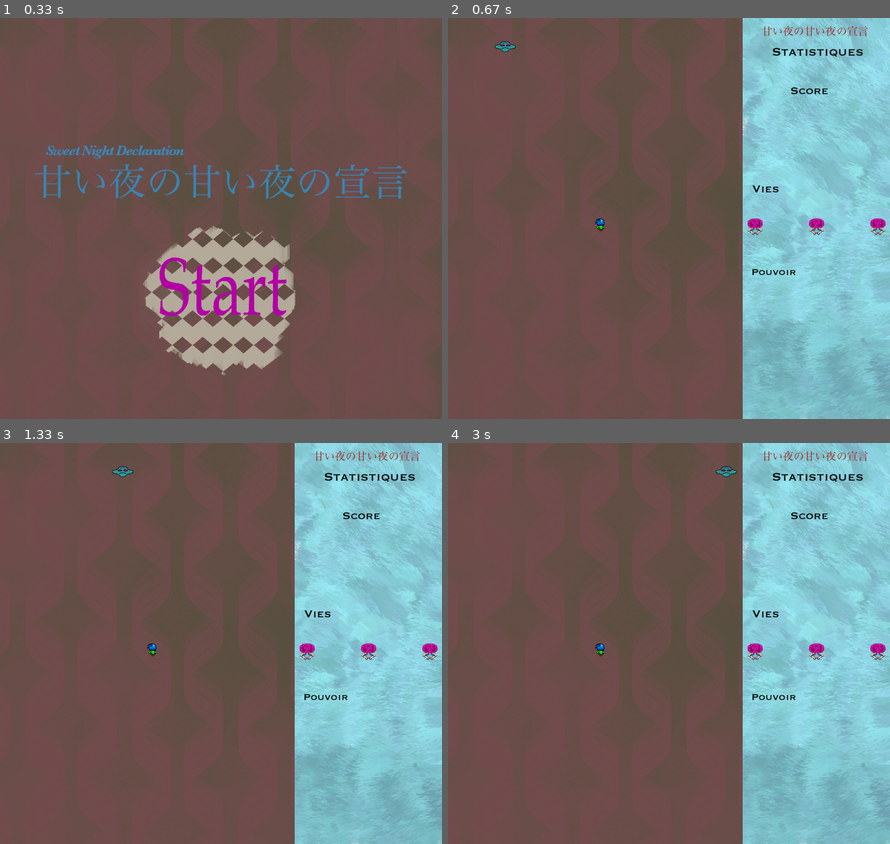
Above: before the commit, frames 1-4 (two rows, left to right).
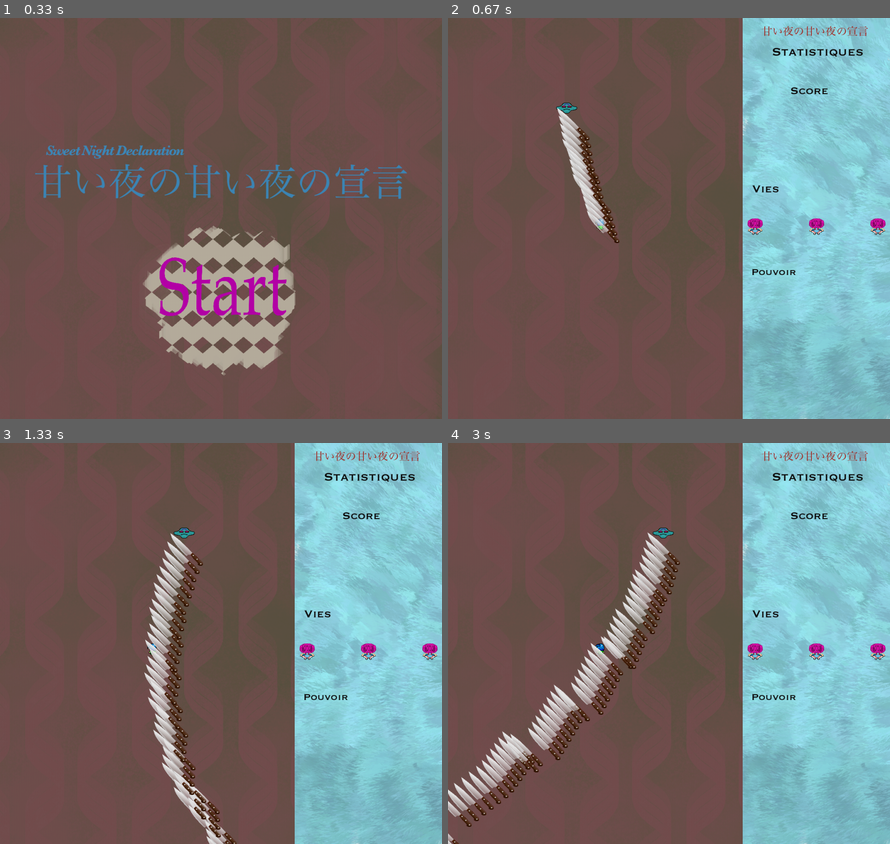
Above: after the commit, the same moments.

Repository: sukaizer/Sweet-Night-Declaration
Game: pygame game, started from main.py
Same seed, same stepped clock (60 frames per second), same inputs: the game is played once before the commit and once after it.
Inputs (mouse positions are in pixels of both pictures, inside the frame that each line leads up to):
- Up to frame 1 (0.33 s): no input
- Up to frame 2 (0.67 s): click (669, 298) at 0.38 s
- Up to frame 3 (1.33 s): tap Space at 0.67 s
- Up to frame 4 (3 s): no input

Frame 1 is identical in both runs. In frame 2, 1.5% of the frame differs, in the area x 10-39%, y 5-57%; in frame 3, 4.1%; in frame 4, 5.6%, in the area x 0-66%, y 5-100%.

Commit message:
directed shot

Diff:
--- /dev/null
+++ b/bulletpattern.py
@@ -0,0 +1,20 @@
+import pygame
+import numpy as np
+from enemy import *
+from game import *
+import random
+
+
+def enemyToPlayer(game, enemy):
+    return direction(enemy.rect.x, enemy.rect.y, game.player.rect.x, game.player.rect.y)
+
+def direction(x1, y1, x2, y2):
+    line = np.array([1,0])
+    d = np.array([x2-x1, y2-y1])
+    angle = np.arctan2(d[1] - line[1], d[0] -line[0])
+    return angle
+
+def bulletPattern0():
+    """bullet shot randomly"""
+    angle = random.random()*2*np.pi
+    return angle
--- a/enemy.py
+++ b/enemy.py
@@ -1,5 +1,6 @@
 import pygame
 import random
+from enemybullet import *
 
 
 class Enemy(pygame.sprite.Sprite):
@@ -42,3 +43,7 @@
         self.health -= amount
         if self.health <= 0:
             self.remove()
+
+
+    def create_bullet(self, x, y, angle, v, asset):
+        self.game.all_enemy_bullets.add(EnemyBullet(self.game, x, y, angle, v, asset))
--- /dev/null
+++ b/enemybullet.py
@@ -0,0 +1,22 @@
+import pygame
+import numpy as np
+
+class EnemyBullet(pygame.sprite.Sprite):
+
+    def __init__(self, game, x, y, angle, v, asset):
+        super().__init__()
+        self.game = game
+        self.image = pygame.image.load(asset).convert_alpha()
+        self.image = pygame.transform.scale(self.image, (80, 80))
+        self.rect = self.image.get_rect()
+        self.rect.x = x
+        self.rect.y = y
+        self.angle = angle
+        self.v = v
+
+    def move(self):
+        self.rect.x += self.v*np.cos(self.angle)
+        self.rect.y += self.v*np.sin(self.angle)
+
+    def setAngle(self, angle):
+        self.angle = angle
--- a/game.py
+++ b/game.py
@@ -1,9 +1,11 @@
 import sys
 
 import pygame
+import numpy as np
 from player import *
 from enemy import *
 from statistiques import *
+from bulletpattern import *
 
 
 class Game:
@@ -18,29 +20,33 @@
         self.stats = Stats(self, self.player)
         self.is_running = True
         self.is_playing = False
-        self.all_players = pygame.sprite.Group()
-        self.all_players.add(self.player)
         self.all_enemies = pygame.sprite.Group()
         self.spawn_enemy()
+        self.all_enemy_bullets = pygame.sprite.Group()
         # dictionnaire contenant les touches pressées
         self.pressed = {}
         self.time_bullet = 0
         self.wait_bullet_time = 2
 
     def update(self, screen, start):
+
         self.time_bullet += 1
         print(self.time_bullet)
         self.stats.stat_menu(screen)
         screen.blit(self.player.image, self.player.rect)
-
         self.all_enemies.draw(screen)
         self.player.all_bullets.draw(screen)
+        self.all_enemy_bullets.draw(screen)
 
         for enemies in self.all_enemies:
             enemies.simple_move()
+            enemies.create_bullet(enemies.rect.x, enemies.rect.y, enemyToPlayer(self, enemies), 20, 'assets/knofe.png')
 
         for bullets in self.player.all_bullets:
             bullets.move()
+
+        for enemy_bullet in self.all_enemy_bullets:
+            enemy_bullet.move()
 
         # verif des deplacements
         if self.pressed.get(pygame.K_RIGHT) and self.player.rect.x + self.player.rect.width * 1.2 < self.real_width:
@@ -80,10 +86,11 @@
                 pygame.mixer.music.load('assets/music/stage01repeat.ogg')
                 pygame.mixer.music.play(-1)
 
+
     def spawn_enemy(self):
         """Permet de faire apparaitre un ennemi"""
 
-        self.all_enemies.add(Enemy(self, 50, 50))
+        self.all_enemies.add(Enemy(self, 200, 200))
 
     def check_collision(self, sprite, group):
         return pygame.sprite.spritecollide(sprite, group, False, collided=pygame.sprite.collide_rect)  # change hitbox
--- a/pattern.py
+++ /dev/null
@@ -1,9 +0,0 @@
-import pygame
-
-class Pattern:
-
-    def __init__(self, x, y):
-        """Constructeur"""
-        self.x = x
-        self.y = y
-        self.t = 0
--- a/player.py
+++ b/player.py
@@ -1,6 +1,6 @@
 import pygame
 from game import *
-from bullets import Bullet
+from playerbullets import PlayerBullet
 
 
 class Player(pygame.sprite.Sprite):
@@ -24,7 +24,7 @@
         self.rect.y = self.game.height / 2
 
     def shoot(self):
-        self.all_bullets.add(Bullet(self, self.game))
+        self.all_bullets.add(PlayerBullet(self, self.game))
 
     def move_right(self):
         """Permet de se déplacer vers la droite"""
--- a/bullets.py
+++ b/playerbullets.py
@@ -1,7 +1,7 @@
 import pygame
 
 
-class Bullet(pygame.sprite.Sprite):
+class PlayerBullet(pygame.sprite.Sprite):
 
     def __init__(self, player, game):
         super().__init__()
Binary file added: assets/knofe.png
